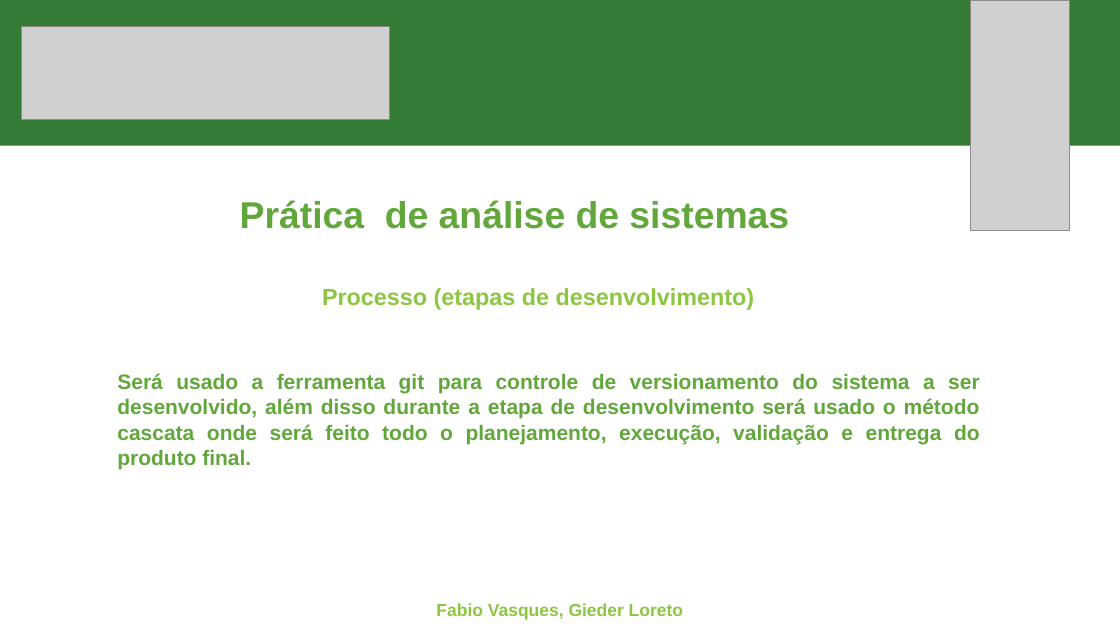
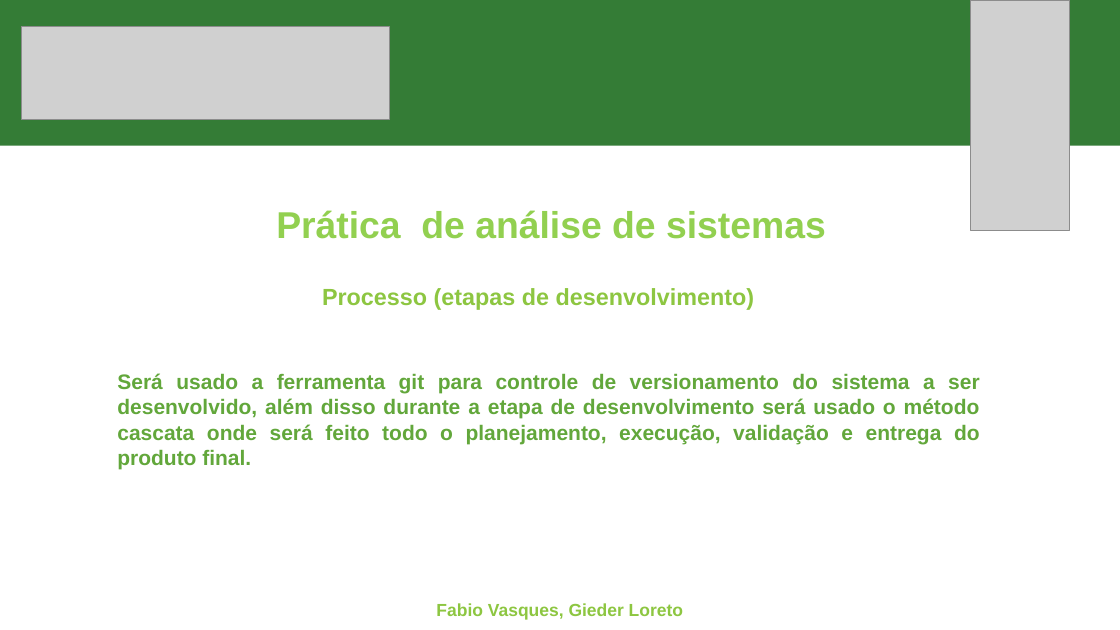
Before and after one commit to fabioportovasques/projeto-sus, a slide deck: slide 1 of primeira entrega.pptx. Drawn at 1120x630 pixels with LibreOffice and Linux fonts; fonts in the diff are those of the drawing; grey boxes stand for pictures. Boxes give left, top, right and bottom in pixels: in the first picture for what was removed or moved away, otherwise in the second. Text is boxed around its words. In the diff, an @@ line names an element or a change of style, - is before the commit and + after.

```diff
--- a/primeira entrega.pptx
+++ b/primeira entrega.pptx
@@ text "Prática de análise de sistemas": place and size @@
-text "Prática de análise de sistemas" at bbox=[240, 200, 789, 229]
+text "Prática de análise de sistemas" at bbox=[276, 210, 826, 239]
@@ text "Prática de análise de sistemas" at bbox=[276, 210, 826, 239]: text colour #62A73B to #92D050 @@
```
Also in this commit, not shown: 5 other slides changed, 1 slide added, 1 other file.
